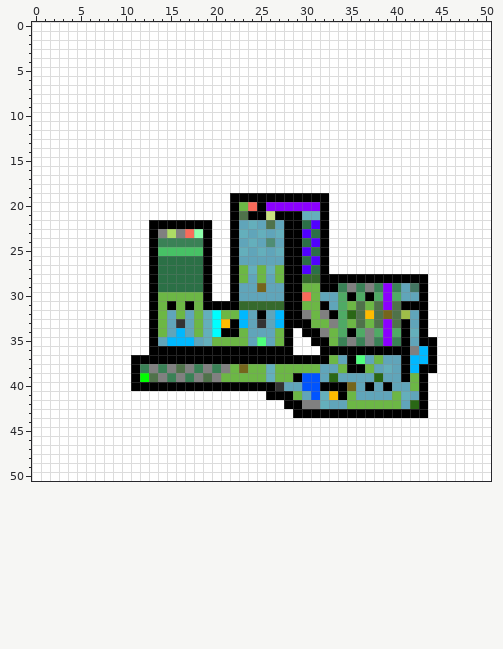
Pixel-art sprite: Assets/GameData/Levels/Grass_Sublevels/PaintedSublevels/Sub_Level_10.png. The picture above was drawn from the file before the commit.
The file is 51x51 pixels.
New version:
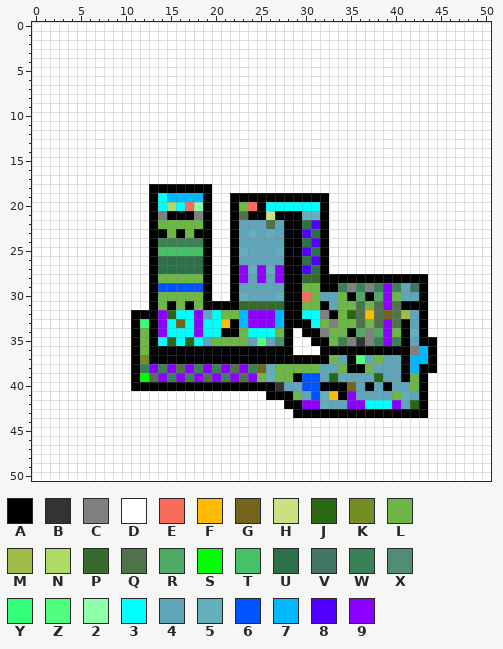
Palette (. is transparent): A #000000  B #333333  C #808080  D #ffffff  E #f96b5a  F #ffbb00  G #75651c  H #c9e180  J #2a6715  K #738e22  L #6cb745  M #9fbd48  N #addb65  P #356a2c  Q #4f724a  R #4faa65  S #00ff00  T #47c165  U #2b7046  V #437662  W #3a8156  X #4f8d74  Y #34ff78  Z #4fff7d  2 #8dffab  3 #00ffff  4 #60a5ba  5 #64afbc  6 #0054ff  7 #00b8ff  8 #5100ff  9 #8b00ff
Diff:
@@ x 9..42 @@
 17 DDDDDDDDDDDDDDDDDDDDDDDDDDDDDDDDDD
-18 DDDDDDDDDDDDDDDDDDDDDDDDDDDDDDDDDD
-19 DDDDDDDDDDDDDAAAAAAAAAAADDDDDDDDDD
-20 DDDDDDDDDDDDDALEA999999ADDDDDDDDDD
-21 DDDDDDDDDDDDDAQAAHAAA55ADDDDDDDDDD
-22 DDDDAAAAAAADDA454Q4AAU8ADDDDDDDDDD
-23 DDDDACNCE2ADDA54545AA8UADDDDDDDDDD
-24 DDDDAWWWWWADDA454X4AAU8ADDDDDDDDDD
-25 DDDDATTTTTADDA54545AA8UADDDDDDDDDD
+18 DDDDAAAAAAADDDDDDDDDDDDDDDDDDDDDDD
+19 DDDDA37777ADDAAAAAAAAAAADDDDDDDDDD
+20 DDDDA3N3E2ADDALEA333333ADDDDDDDDDD
+21 DDDDACAAACADDAQAAHAAA55ADDDDDDDDDD
+22 DDDDALLLLLADDA444Q4AAU8ADDDDDDDDDD
+23 DDDDAALALAADDA45454AA8UADDDDDDDDDD
+24 DDDDAWWWWWADDA44444AAU8ADDDDDDDDDD
+25 DDDDATTTTTADDA54445AA8UADDDDDDDDDD
 26 DDDDAUUUUUADDA44444AAU8ADDDDDDDDDD
-27 DDDDAUUUUUADDAL5L5LAA8UADDDDDDDDDD
-28 DDDDAUUUUUADDAL4L4LAAPPAAAAAAAAAAA
-29 DDDDAUUUUUADDA44G44AALLAAWCWCW9W4V
-30 DDDDALLLLLADDA44444AAEL44RARAR9R44
-31 DDDDALALALAAAAPPPPPAALLA4RLQLQ9QAA
-32 DDDDAL4L4L53LL74A47AACLCARJQFQGQM4
-33 DDDDAL4B4L53FA74B47AAALLCRLQLQ9QA4
-34 DDDDAL474L53AAL444LADAACLRARCR9RA5
-35 DDDDA477745LLLL4Z4LADDAALWCWCW9WA4
-36 DDDDAAAAAAAAAAAAAAAADDDAAAAAAAAAAC
-37 DDAAAAAAAAAAAAAAAAAAAAAAL4AZ4L44A7
-38 DDAWCWCQCWCWCLGLL5LLLLL44LAAL454A7
-39 DDASQCWCWCQCLLLLL5LLA664J4444J44AL
+27 DDDDAUUUUUADDA95959AA8UADDDDDDDDDD
+28 DDDDALLLLLADDA94949AAPPAAAAAAAAAAA
+29 DDDDA66666ADDA44444AALLAAWCWCW9W4V
+30 DDDDALLLLLADDA54445AAEL44LARAR9L44
+31 DDDDALALALAAAAPPPPPAALLA4LLQLQ9QAA
+32 DDAAA9J33943LL79997AA33CALJQFQGQM4
+33 DDAYA93G3933FA79997AAA3LCLLQLQ9QA4
+34 DDALA9333933AAL333LADAACLLARCR9LA5
+35 DDALA3J3J34LLLL4Z4XADDAALWCBCW9WA4
+36 DDALAAAAAAAAAAAAAAAADDDAAAAAAAAAAC
+37 DDAKAAAAAAAAAAAAAAAAAAAAL4AZ4L44A7
+38 DDAW9W9Q9W9W9Q9WG5LLLLL44LAAL444A7
+39 DDASQ9W9W9Q9W9Q9L5LLA664J4444J44AL
 40 DDAAAAAAAAAAAAAAAAB4466AAAG4A4A44L
-41 DDDDDDDDDDDDDDDDDAAAL465FAL4444L54
-42 DDDDDDDDDDDDDDDDDDDAACC544LLLLLL4J
+41 DDDDDDDDDDDDDDDDDAAAL465FA94444L54
+42 DDDDDDDDDDDDDDDDDDDAA995449933394J
 43 DDDDDDDDDDDDDDDDDDDDAAAAAAAAAAAAAA
Pixel boxes of the changes (left, top, right, bottom) in both pictures:
changed: (131, 184, 401, 382)
changed: (302, 391, 401, 409)
